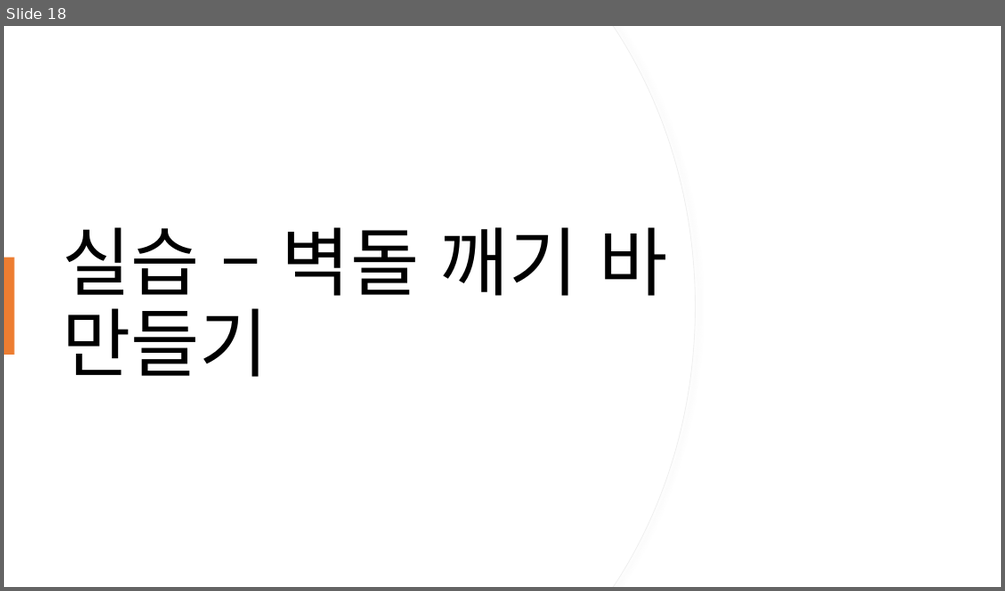
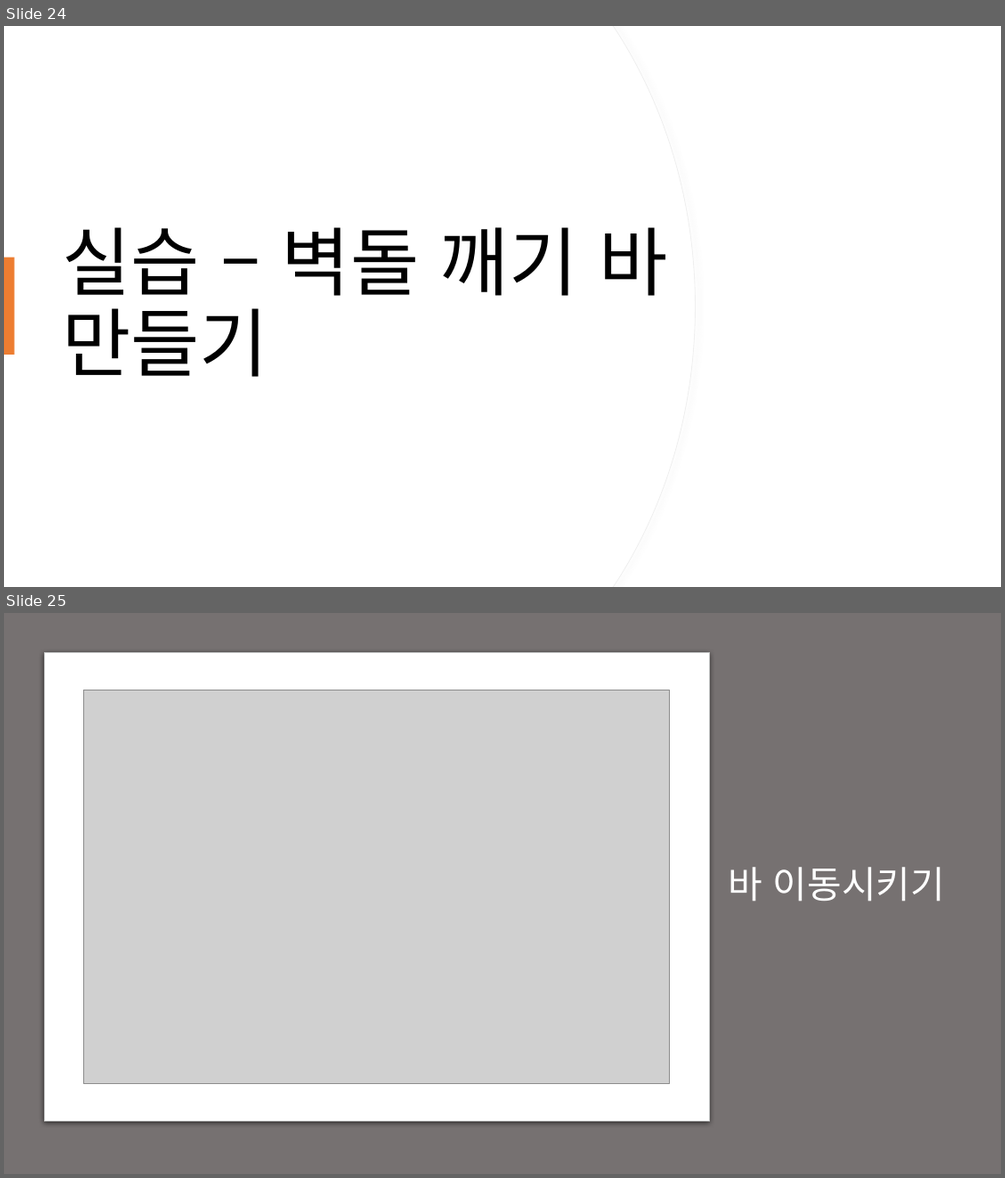
Before and after one commit to kjh99660/Study_powerpoint, a slide deck: C#스터디/c# 스터디 6주 차.pptx. Shown one above the other, each under a label of ours: slide 18 before the commit, slides 24 and 25 after it. The pictures are 1005x591 and 1005x1178 pixels, drawn with LibreOffice and Linux fonts; fonts in the diff are those of the drawing; grey boxes stand for pictures. Boxes give left, top, right and bottom in pixels: in the first picture for what was removed or moved away, otherwise in the second. Text is boxed around its words. In the diff, an @@ line names an element or a change of style, - is before the commit and + after.

```diff
--- a/C#스터디/c# 스터디 6주 차.pptx
+++ b/C#스터디/c# 스터디 6주 차.pptx
@@ slide 25 added at bbox=[4, 613, 1001, 1174], background #E7E6E6 @@
@@ rectangle added at bbox=[4, 613, 1001, 1174], fill #767171 @@
@@ rounded rectangle added at bbox=[44, 653, 709, 1121], fill #FFFFFF, outline #C8CACA 0.75 pt @@
@@ picture added at bbox=[84, 690, 670, 1083] @@
@@ title added at bbox=[728, 867, 945, 901], 36 pt, text #FFFFFF @@
+바 이동시키기
@@ what was slide 18 is now slide 24 @@
```
Also in this commit, not shown: 1 slide changed, 6 other slides added, 14 other files.
